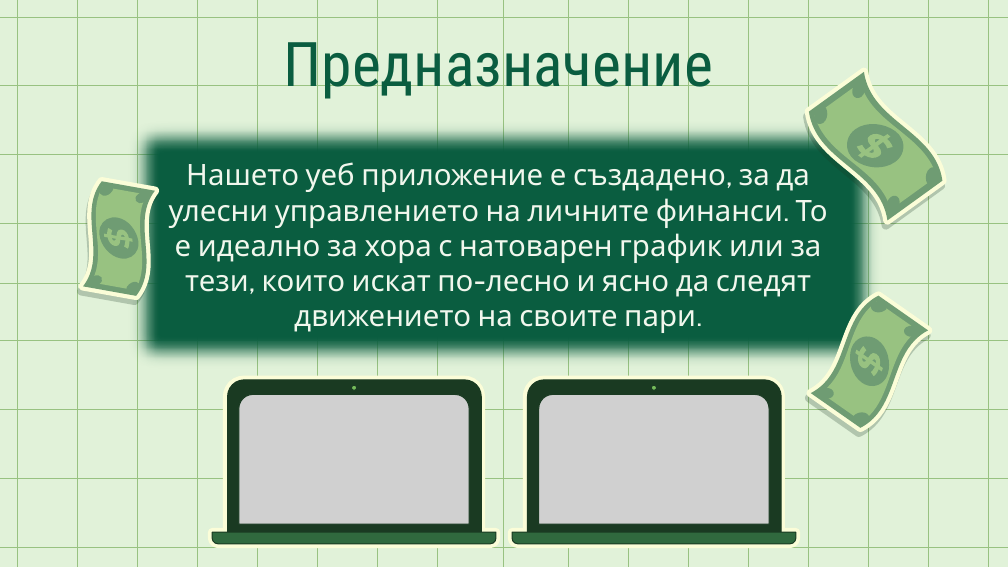
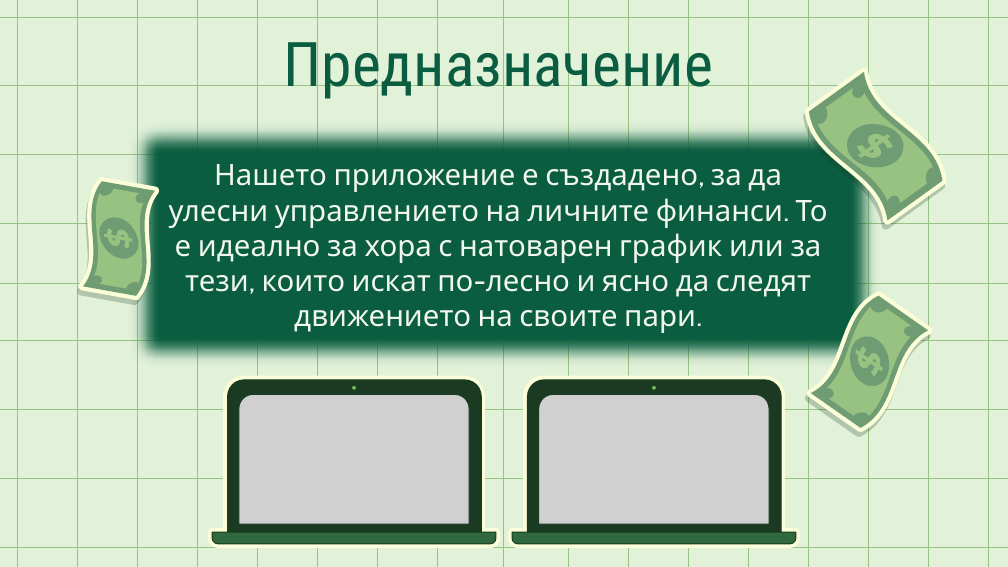
Before and after one commit to velislav088/TimeWallet, a slide deck: slide 3 of TimeWallet(Assets)/TimeWallet(презентация).pptx. Drawn at 1008x567 pixels with LibreOffice and Linux fonts; fonts in the diff are those of the drawing; grey boxes stand for pictures. Boxes give left, top, right and bottom in pixels: in the first picture for what was removed or moved away, otherwise in the second. Text is boxed around its words. In the diff, an @@ line names an element or a change of style, - is before the commit and + after.

```diff
--- a/TimeWallet(Assets)/TimeWallet(презентация).pptx
+++ b/TimeWallet(Assets)/TimeWallet(презентация).pptx
@@ subtitle at [169, 164, 828, 333]: text changed @@
-Нашето уеб приложение е създадено, за да улесни управлението на личните финанси. То е идеално за хора с натоварен график или за тези, които искат по-лесно и ясно да следят движението на своите пари.
+Нашето приложение е създадено, за да улесни управлението на личните финанси. То е идеално за хора с натоварен график или за тези, които искат по-лесно и ясно да следят движението на своите пари.
```
Also in this commit, not shown: 1 other slide changed, 10 other files.
